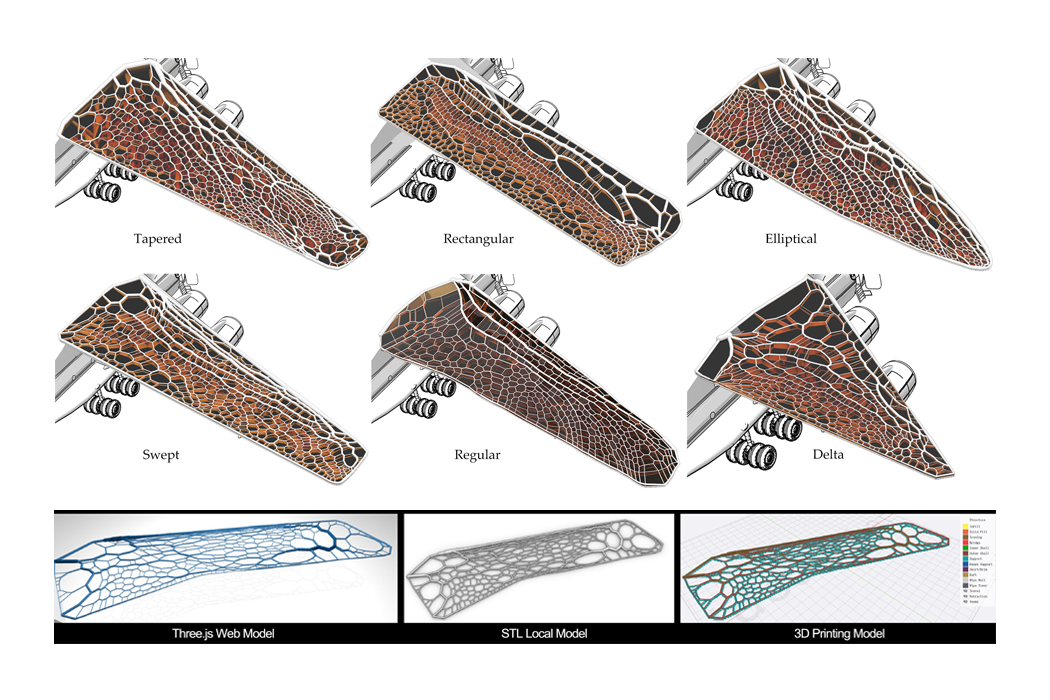
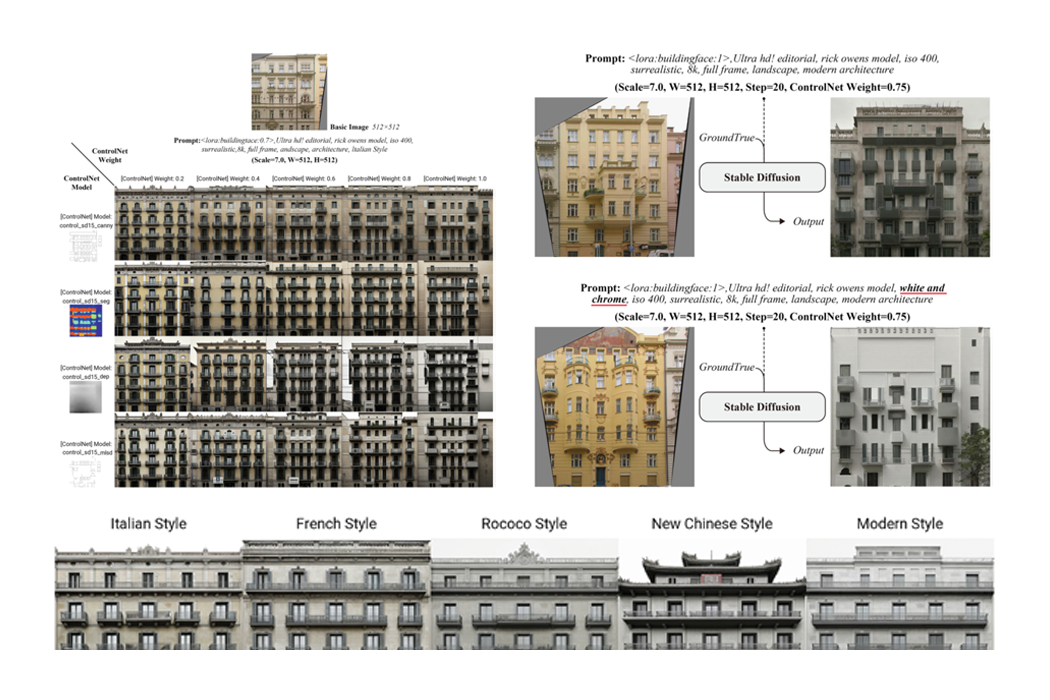
Layers edited between the first and the second 1050x700 image:
renamed "图层 3" to "图层 6", moved it above "图层 4", painted on it over [left=53, top=510, right=996, bottom=650]
renamed "图层 1" to "图层 4", painted on it over [left=55, top=52, right=993, bottom=489]
